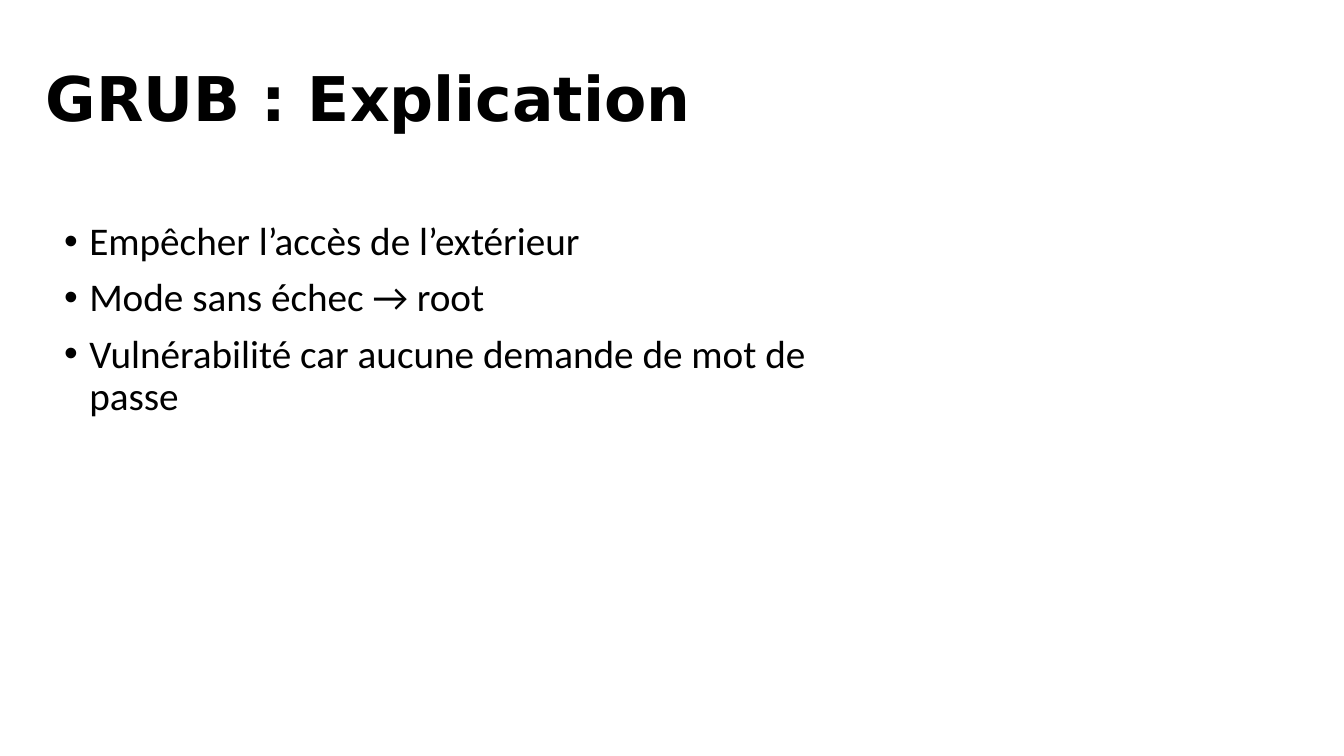
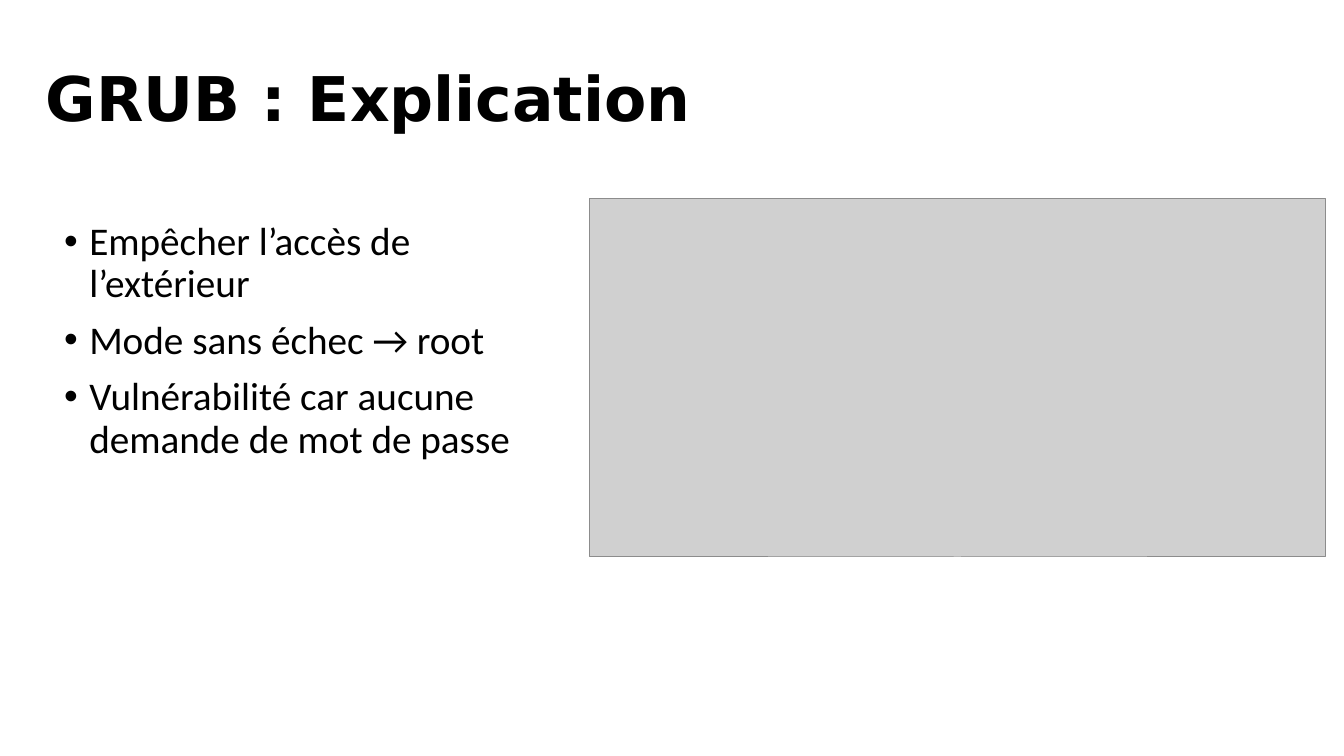
Before and after one commit to antoineghigny/SYSG5, a slide deck: slide 33 of 56359/Présentation/AntoineGhigny_ExploitatonDeFaillesDeSecurite.pptx (slide 32 before the commit). Drawn at 1344x756 pixels with LibreOffice and Linux fonts; fonts in the diff are those of the drawing; grey boxes stand for pictures. Boxes give left, top, right and bottom in pixels: in the first picture for what was removed or moved away, otherwise in the second. Text is boxed around its words. In the diff, an @@ line names an element or a change of style, - is before the commit and + after.

```diff
--- a/56359/Présentation/AntoineGhigny_ExploitatonDeFaillesDeSecurite.pptx
+++ b/56359/Présentation/AntoineGhigny_ExploitatonDeFaillesDeSecurite.pptx
@@ picture added at (590,199,1326,557) @@
@@ text "Empêcher l’accès de l’extérieur" rewrapped from (89,227,805,417) to (89,227,509,460) @@
```
Also in this commit, not shown: 2 other slides changed, 1 slide added.
